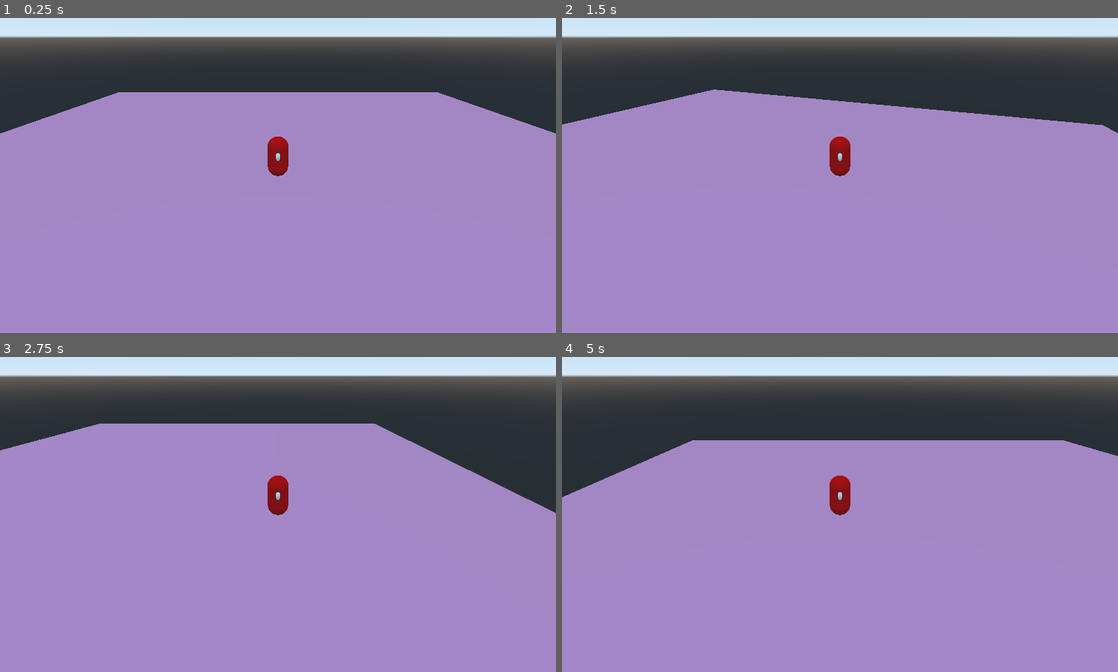
Above: before the commit, frames 1-4 (two rows, left to right).
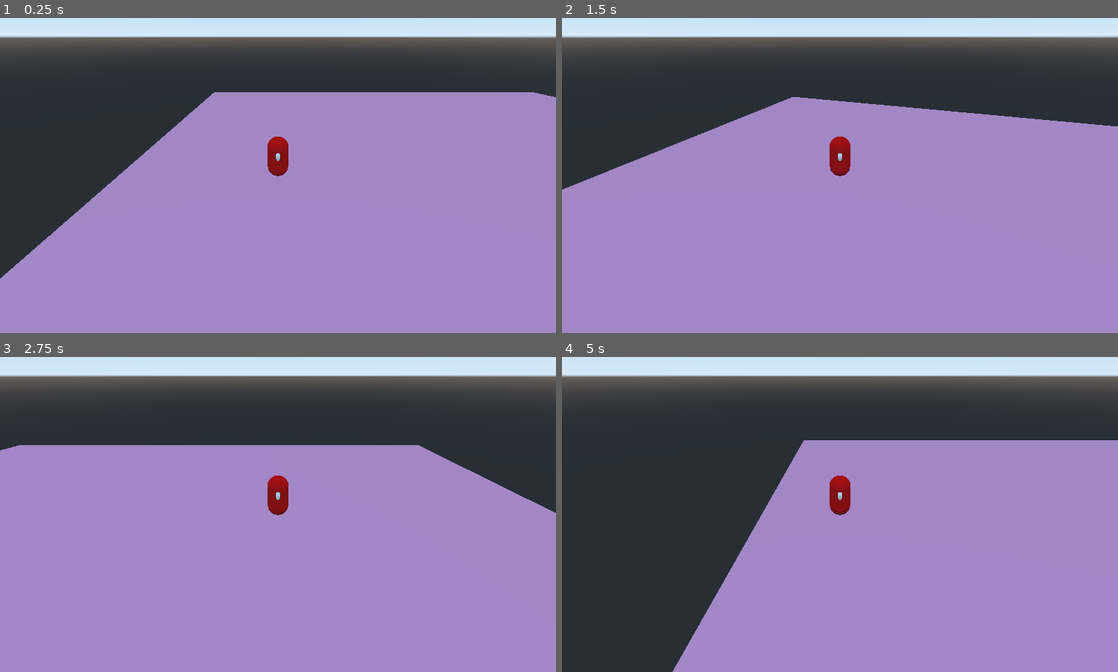
Above: after the commit, the same moments.

Repository: EispriStic/HumanZ
Game: Godot game, scene res://Scenes/TestWorld.tscn
The game is run twice, just before and just after one commit, with the same random seed, the same clock (stepped at 60 frames per second) and the same inputs.
Inputs:
- Up to frame 1 (0.25 s): no input
- Up to frame 2 (1.5 s): tap Enter at 0.5 s; hold Right (ui_right) 0.53-1.28 s; tap Q (camera_left) at 0.6 s; hold Down (ui_down) from 1.28 s (still down); tap E (camera_right) at 1.35 s
- Up to frame 3 (2.75 s): release Down (ui_down) at 2.03 s; hold Right (ui_right) from 2.03 s (still down); tap Q (camera_left) at 2.1 s
- Up to frame 4 (5 s): release Right (ui_right) at 2.78 s; hold Up (ui_up) 2.78-3.53 s; tap E (camera_right) at 2.85, 4.35 s; hold Left (ui_left) from 3.53 s (still down); tap Q (camera_left) at 3.6 s

The runs differ from the first frame. In frame 1, 11% of the frame differs, in the area x 0-100%, y 23-83%; in frame 2, 5.4%; in frame 3, 4.1%; in frame 4, 21%, in the area x 0-100%, y 26-100%.

Commit message:
Zombie Script

Diff:
--- a/Scenes/TestWorld.tscn
+++ b/Scenes/TestWorld.tscn
@@ -1,6 +1,7 @@
-[gd_scene load_steps=5 format=2]
+[gd_scene load_steps=6 format=2]
 
 [ext_resource path="res://Scenes/Joueur.tscn" type="PackedScene" id=1]
+[ext_resource path="res://Scenes/Zombie.tscn" type="PackedScene" id=2]
 
 [sub_resource type="SpatialMaterial" id=1]
 albedo_color = Color( 1, 0.643137, 0.839216, 1 )
@@ -14,8 +15,11 @@
 [node name="TestWorld" type="Node"]
 
 [node name="Joueur" parent="." instance=ExtResource( 1 )]
+transform = Transform( 1, 0, 0, 0, 1, 0, 0, 0, 1, 12, 0, 0 )
 
 [node name="StaticBody" type="StaticBody" parent="."]
+collision_layer = 4
+collision_mask = 3
 
 [node name="Ground" type="MeshInstance" parent="StaticBody"]
 transform = Transform( 20, 0, 0, 0, 1, 0, 0, 0, 20, 0, -1, 0 )
@@ -26,3 +30,6 @@
 [node name="CollisionShape" type="CollisionShape" parent="StaticBody"]
 transform = Transform( 20, 0, 0, 0, 1, 0, 0, 0, 20, 0, -1, 0 )
 shape = SubResource( 3 )
+
+[node name="Zombie" parent="." instance=ExtResource( 2 )]
+transform = Transform( 1, 0, 0, 0, 1, 0, 0, 0, 1, 0, 0, -11 )
--- a/Scenes/Zombie.tscn
+++ b/Scenes/Zombie.tscn
@@ -1,4 +1,6 @@
-[gd_scene load_steps=7 format=2]
+[gd_scene load_steps=8 format=2]
+
+[ext_resource path="res://Scripts/Classes/Zombie.gd" type="Script" id=1]
 
 [sub_resource type="SpatialMaterial" id=1]
 albedo_color = Color( 0, 1, 0, 1 )
@@ -23,9 +25,11 @@
 [node name="Zombie" type="KinematicBody"]
 collision_layer = 2
 collision_mask = 5
+script = ExtResource( 1 )
 
 [node name="MeshInstance" type="MeshInstance" parent="."]
 transform = Transform( 1, 0, 0, 0, -4.37114e-08, -1, 0, 1, -4.37114e-08, 0, 1, 0 )
+layers = 2
 mesh = SubResource( 2 )
 material/0 = null
 
@@ -34,7 +38,7 @@
 shape = SubResource( 3 )
 
 [node name="Vue" type="Area" parent="."]
-collision_layer = 2
+collision_layer = 0
 
 [node name="CollisionPolygon" type="CollisionPolygon" parent="Vue"]
 transform = Transform( 1, 0, 0, 0, -4.37114e-08, 1, 0, -1, -4.37114e-08, 0, 1, 0 )
@@ -48,8 +52,14 @@
 material/0 = null
 
 [node name="Son" type="Area" parent="."]
-collision_layer = 2
+collision_layer = 0
+monitoring = false
+monitorable = false
 
 [node name="CollisionShape" type="CollisionShape" parent="Son"]
 transform = Transform( 1, 0, 0, 0, 1, 0, 0, 0, 1, 0, 1, 0 )
 shape = SubResource( 4 )
+disabled = true
+
+[connection signal="body_entered" from="Vue" to="." method="_on_Vue_body_entered"]
+[connection signal="body_exited" from="Vue" to="." method="_on_Vue_body_exited"]
--- /dev/null
+++ b/Scripts/Classes/Zombie.gd
@@ -0,0 +1,25 @@
+extends KinematicBody
+
+export(int) var speed = 5
+var cible = null
+
+func _physics_process(_delta):
+	if cible != null :
+		var vec = cible.translation
+		vec.y = $Vue.translation.y
+		$Vue.look_at(vec, Vector3.UP)
+
+		var direction = translation.direction_to(cible.translation) * speed
+		move_and_slide(direction, Vector3.UP)
+
+#		for i in range(0, get_slide_count()):
+#			var collider = get_slide_collision(i)
+#			if collider.collider.is_in_group("Joueur"):
+#				print("HURT")
+
+func _on_Vue_body_entered(body):
+	cible = body
+	print_debug(body)
+
+func _on_Vue_body_exited(body):
+	cible = null
